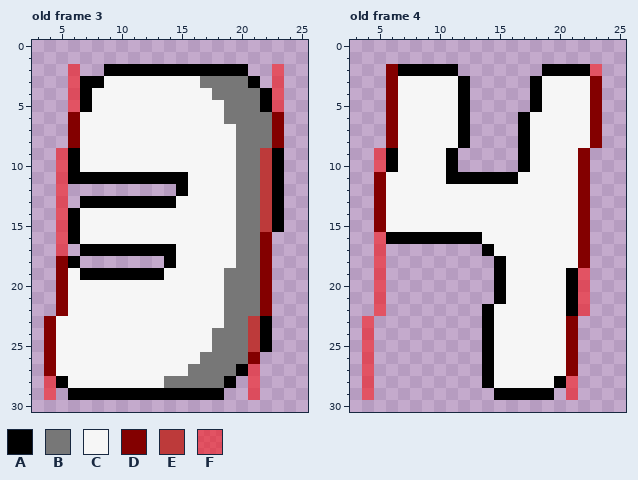
Pixel-art file: asset shit/hud gfx/combo font/combo font.aseprite. Above is the file before it was changed.
29x33 pixels, 4 frames. Shown: old frame 3: x 3..25, y 0..30; old frame 4: x 3..25, y 0..30. The commit also changed other frames, which this record leaves out.
Visible layers, top first: "Layer 2" opacity 51%, "Layer 1".
Palette (. is transparent): A #000000  B #777777  C #f6f6f6  D #830000  E #bd3a3a  F #ff000083
Pixels before, old frame 3, first column x 4:
 2 ..F..AAAAAAAAAAAA..F
 3 ..FAACCCCCCCCBBBBA.F
 4 ..FACCCCCCCCCCBBBBAF
 5 ..FACCCCCCCCCCCBBBAF
 6 ..DCCCCCCCCCCCCBBBBD
 7 ..DCCCCCCCCCCCCCBBBD
 8 ..DCCCCCCCCCCCCCBBBD
 9 .FACCCCCCCCCCCCCBBEA
10 .FACCCCCCCCCCCCCBBEA
11 .FAAAAAAAAAACCCCBBEA
12 .F.........ACCCCBBEA
13 .F.AAAAAAAACCCCCBBEA
14 .FACCCCCCCCCCCCCBBEA
15 .FACCCCCCCCCCCCCBBEA
16 .FACCCCCCCCCCCCCBBD.
17 .F.AAAAAAAACCCCCBBD.
18 .DA.......ACCCCCBBD.
19 .DCAAAAAAACCCCCBBBD.
20 .DCCCCCCCCCCCCCBBBD.
21 .DCCCCCCCCCCCCCBBBD.
22 .DCCCCCCCCCCCCCBBBD.
23 DCCCCCCCCCCCCCCBBEA.
24 DCCCCCCCCCCCCCBBBEA.
25 DCCCCCCCCCCCCCBBBEA.
26 DCCCCCCCCCCCCBBBBD..
27 DCCCCCCCCCCCBBBBAF..
28 FACCCCCCCCBBBBBA.F..
29 F.AAAAAAAAAAAAA..F..
Pixels before, old frame 4, first column x 4:
 2 ..DAAAAA.......AAAAF
 3 ..DCCCCCA.....ACCCCD
 4 ..DCCCCCA.....ACCCCD
 5 ..DCCCCCA.....ACCCCD
 6 ..DCCCCCA....ACCCCCD
 7 ..DCCCCCA....ACCCCCD
 8 ..DCCCCCA....ACCCCCD
 9 .FACCCCA.....ACCCCD.
10 .FACCCCA.....ACCCCD.
11 .DCCCCCAAAAAACCCCCD.
12 .DCCCCCCCCCCCCCCCCD.
13 .DCCCCCCCCCCCCCCCCD.
14 .DCCCCCCCCCCCCCCCCD.
15 .DCCCCCCCCCCCCCCCCD.
16 .FAAAAAAAACCCCCCCCD.
17 .F........ACCCCCCCD.
18 .F.........ACCCCCCD.
19 .F.........ACCCCCAF.
20 .F.........ACCCCCAF.
21 .F.........ACCCCCAF.
22 .F........ACCCCCCAF.
23 F.........ACCCCCCD..
24 F.........ACCCCCCD..
25 F.........ACCCCCCD..
26 F.........ACCCCCCD..
27 F.........ACCCCCCD..
28 F.........ACCCCCAF..
29 F..........AAAAA.F..
Now the later version:
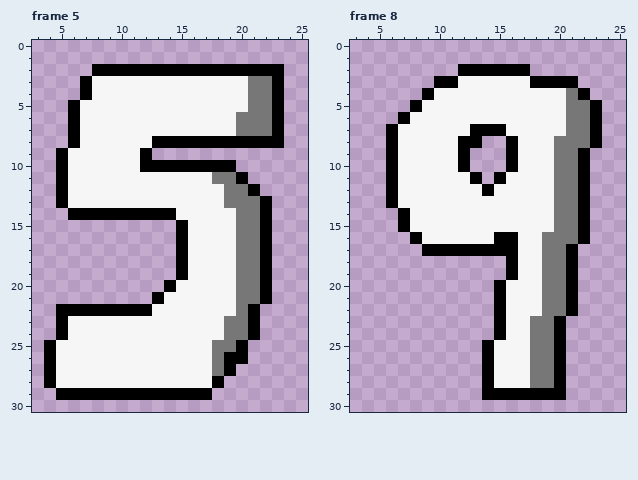
A new or re-ordered frame is compared with the old frame closest to it.
What changed:
frames 4 -> 9
layer "Layer 2" now hidden
Frame 5 is new; against old frame 3:
y 2: x 6 F -> .; x 8 . -> A; x 21..23 ..F -> AAA
y 3: x 6 F -> .; x 8 A -> C; x 17..23 BBBBA.F -> CCCCBBA
y 4: x 6 F -> .; x 18..20 BBB -> CCC; x 22..23 AF -> BA
y 5: x 6..7 FA -> AC; x 19..20 BB -> CC; x 22..23 AF -> BA
y 6: x 6 D -> A; x 19 B -> C; x 23 D -> A
y 7: x 6 D -> A; x 23 D -> A
y 8: x 6 D -> A; x 13..23 CCCCCCCBBBD -> AAAAAAAAAAA
y 9: x 5..6 FA -> AC; x 12..23 CCCCCCCCBBEA -> A...........
y 10: x 5..6 FA -> AC; x 12..23 CCCCCCCCBBEA -> AAAAAAAA....
y 11: x 5..15 FAAAAAAAAAA -> ACCCCCCCCCC; x 18..23 CCBBEA -> BBA...
y 12: x 5..15 F.........A -> ACCCCCCCCCC; x 19 C -> B; x 21..23 BEA -> A..
y 13: x 5..14 F.AAAAAAAA -> ACCCCCCCCC; x 19 C -> B; x 22..23 EA -> A.
y 14: x 5 F -> .; x 7..14 CCCCCCCC -> AAAAAAAA; x 22..23 EA -> A.
y 15: x 5..15 FACCCCCCCCC -> ..........A; x 22..23 EA -> A.
y 16: x 5..15 FACCCCCCCCC -> ..........A; x 22 D -> A
y 17: x 5 F -> .; x 7..15 AAAAAAAAC -> ........A; x 22 D -> A
y 18: x 5..6 DA -> ..; x 14..15 AC -> .A; x 22 D -> A
y 19: x 5..15 DCAAAAAAACC -> ..........A; x 19 B -> C; x 22 D -> A
y 20: x 5..14 DCCCCCCCCC -> .........A; x 19 B -> C; x 22 D -> A
y 21: x 5..13 DCCCCCCCC -> ........A; x 19 B -> C; x 22 D -> A
y 22: x 5..12 DCCCCCCC -> AAAAAAAA; x 19 B -> C; x 21..22 BD -> A.
y 23: x 4..5 DC -> .A; x 21..22 EA -> A.
y 24: x 4..5 DC -> .A; x 18 B -> C; x 21..22 EA -> A.
y 25: x 4 D -> A; x 20..22 BEA -> A..
y 26: x 4 D -> A; x 17 B -> C; x 19..21 BBD -> AA.
y 27: x 4 D -> A; x 16..17 BB -> CC; x 19..21 BAF -> A..
y 28: x 4..5 FA -> AC; x 14..19 BBBBBA -> CCCCA.; x 21 F -> .
y 29: x 4..5 F. -> .A; x 18 A -> .; x 21 F -> .
Frame 8 is new; against old frame 4:
y 2: x 6..17 DAAAAA...... -> ......AAAAAA; x 19..23 AAAAF -> .....
y 3: x 6..17 DCCCCCA..... -> ....AACCCCCC; x 19..23 CCCCD -> AAA..
y 4: x 6..9 DCCC -> ...A; x 12..18 A.....A -> CCCCCCC; x 21..23 CCD -> BA.
y 5: x 6..8 DCC -> ..A; x 12..18 A.....A -> CCCCCCC; x 21..23 CCD -> BBA
y 6: x 6..7 DC -> .A; x 12..17 A....A -> CCCCCC; x 21..23 CCD -> BBA
y 7: x 6 D -> A; x 12..17 A....A -> CAAACC; x 21..23 CCD -> BBA
y 8: x 6 D -> A; x 13 . -> A; x 16..17 .A -> AC; x 20..23 CCCD -> BBBA
y 9..10: x 5 F -> .; x 11..12 A. -> CA; x 16..17 .A -> AC; x 20..22 CCD -> BBA
y 11: x 5..6 DC -> .A; x 11..12 AA -> CC; x 14 A -> .; x 16 A -> C; x 20..22 CCD -> BBA
y 12: x 5..6 DC -> .A; x 14 C -> A; x 20..22 CCD -> BBA
y 13: x 5..6 DC -> .A; x 20..22 CCD -> BBA
y 14..15: x 5..7 DCC -> ..A; x 20..22 CCD -> BBA
y 16: x 5..7 FAA -> ...; x 9..13 AAAAA -> CCCCC; x 15..16 CC -> AA; x 19..22 CCCD -> BBBA
y 17: x 5 F -> .; x 9..13 ..... -> AAAAA; x 15..16 CC -> AA; x 19..22 CCCD -> BBA.
y 18: x 5 F -> .; x 15..16 AC -> .A; x 19..22 CCCD -> BBA.
y 19: x 5 F -> .; x 15..16 AC -> .A; x 19..20 CC -> BB; x 22 F -> .
y 20..21: x 5 F -> .; x 19..20 CC -> BB; x 22 F -> .
y 22: x 5 F -> .; x 14..15 AC -> .A; x 19..20 CC -> BB; x 22 F -> .
y 23..24: x 4 F -> .; x 14..15 AC -> .A; x 18..21 CCCD -> BBA.
y 25..27: x 4 F -> .; x 18..21 CCCD -> BBA.
y 28: x 4 F -> .; x 18..19 CC -> BB; x 21 F -> .
y 29: x 4 F -> .; x 14 . -> A; x 20..21 .F -> A.
